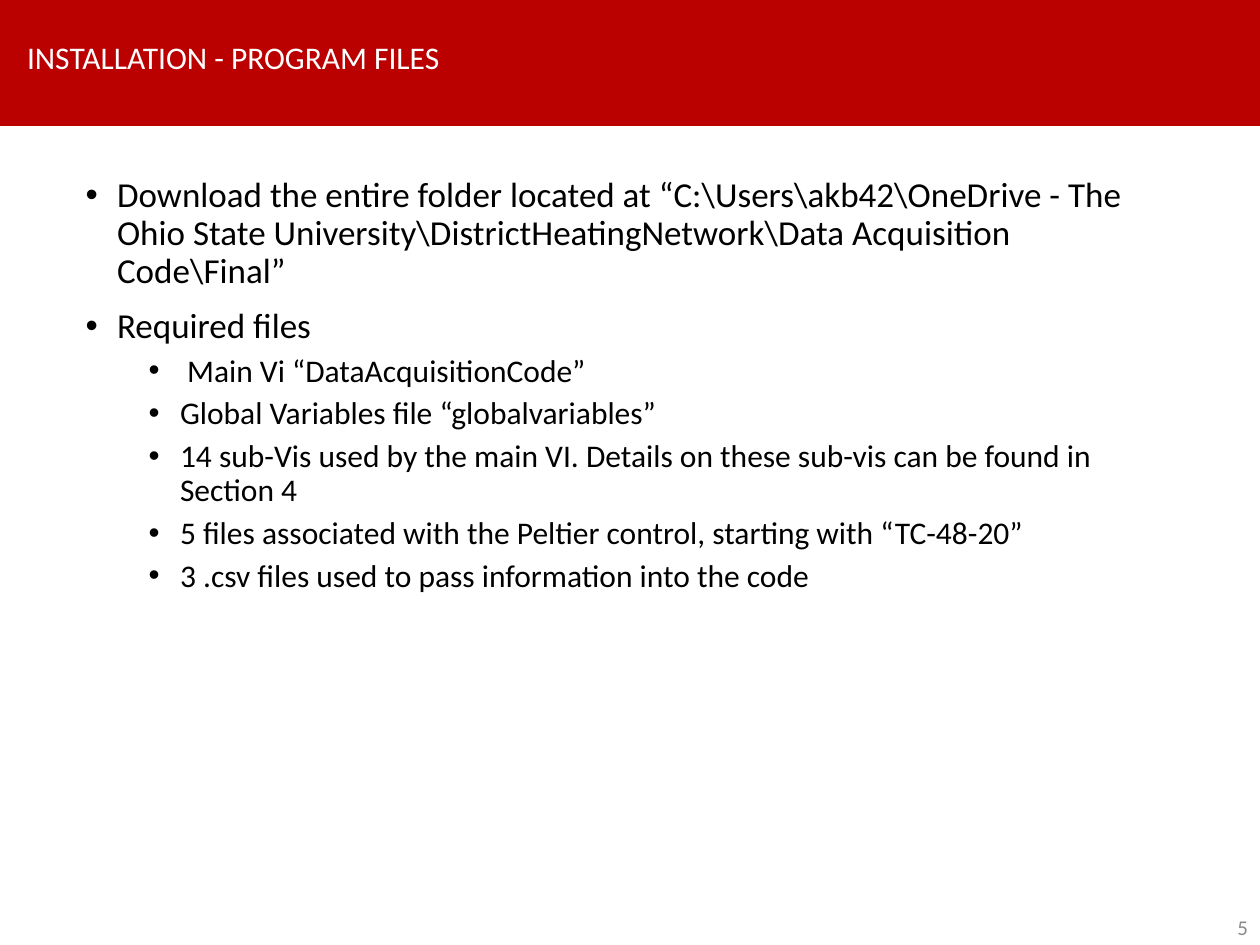
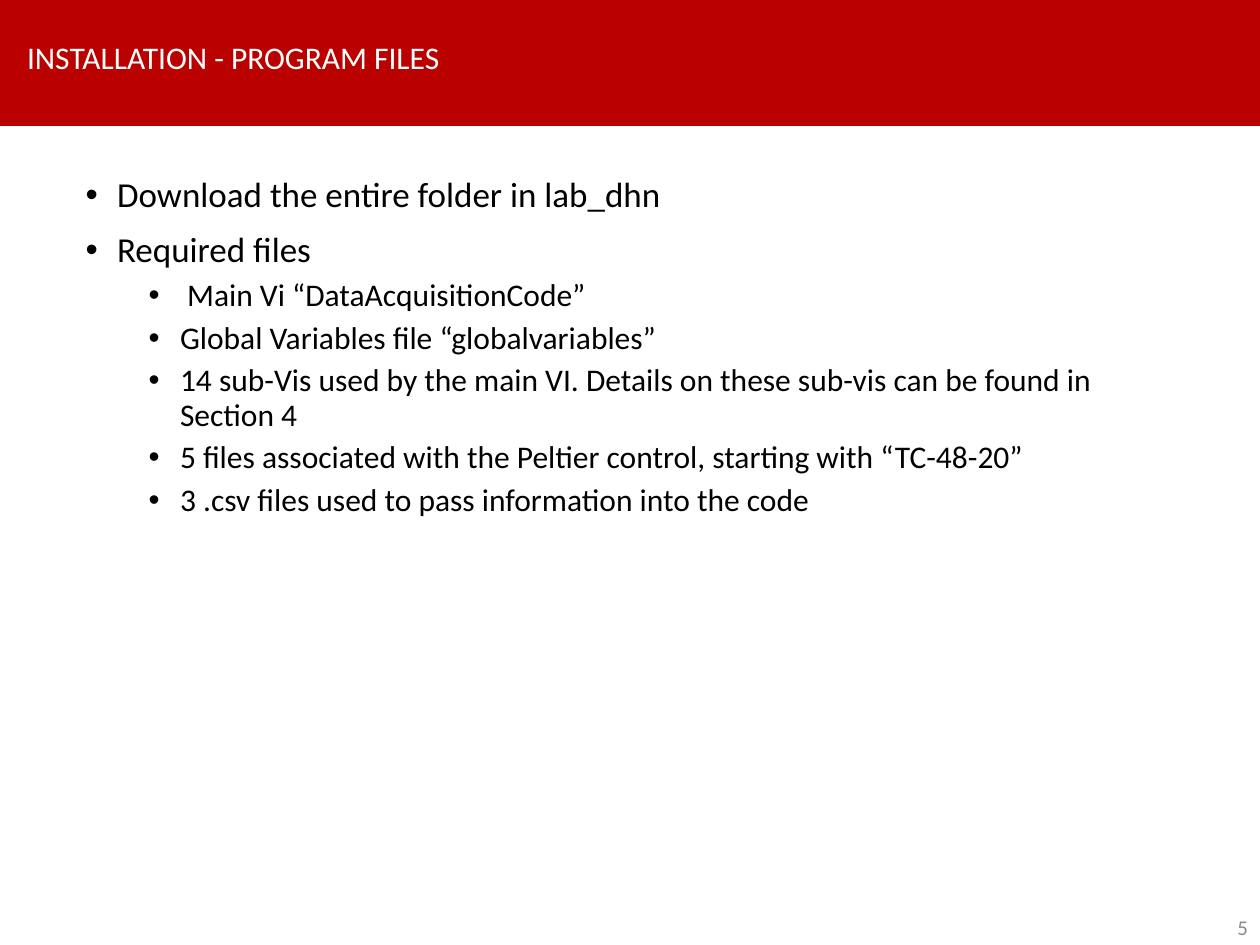
Before and after one commit to akb427/lab_dhn, a slide deck: slide 5 of User Manual-Data Acqusition Code.pptx. Drawn at 1260x945 pixels with LibreOffice and Linux fonts; fonts in the diff are those of the drawing; background and template pictures are left out. Boxes give left, top, right and bottom in pixels: in the first picture for what was removed or moved away, otherwise in the second. Text is boxed around its words. In the diff, an @@ line names an element or a change of style, - is before the commit and + after.

Commit message:
update manual

```diff
--- a/User Manual-Data Acqusition Code.pptx
+++ b/User Manual-Data Acqusition Code.pptx
@@ text at <box>117,182,660,212</box>: text changed @@
-• Download the entire folder located at “C:\Users\akb42\OneDrive - The Ohio State University\DistrictHeatingNetwork\Data Acquisition Code\Final”
+• Download the entire folder in lab_dhn
```
